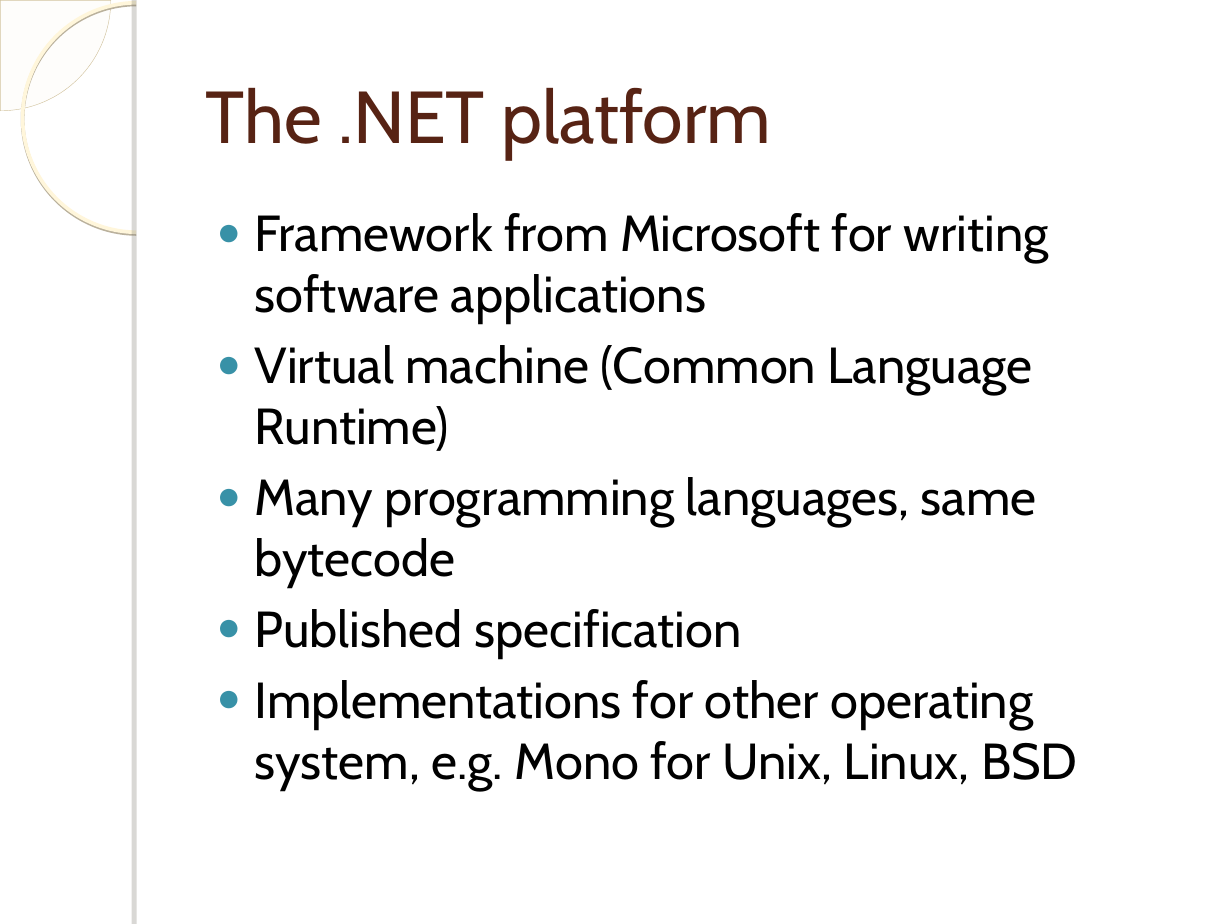
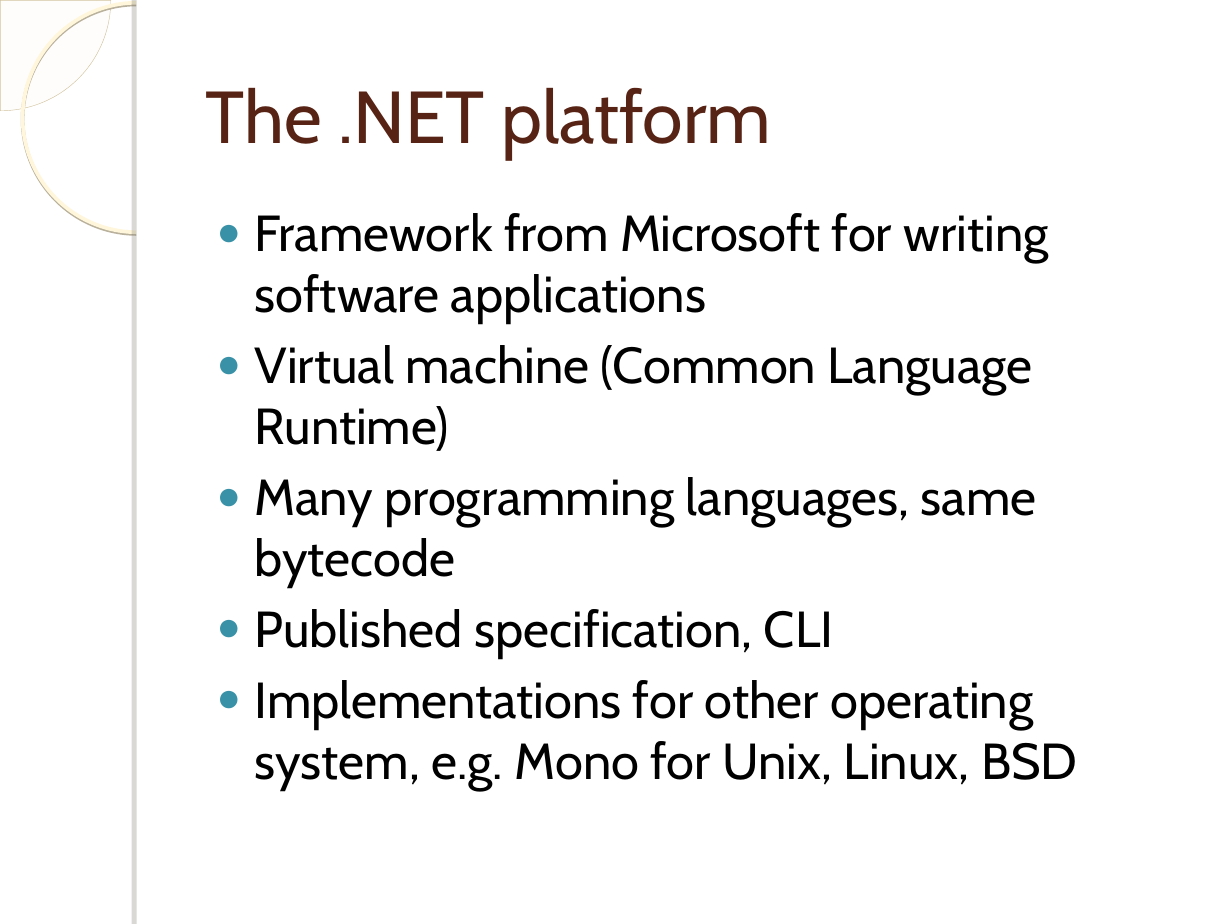
Before and after one commit to einaregilsson/Process-Language-Runtime, a slide deck: slide 7 of presentation.ppt. Drawn at 1232x924 pixels with LibreOffice and Linux fonts; fonts in the diff are those of the drawing; background and template pictures are left out. Boxes give left, top, right and bottom in pixels: in the first picture for what was removed or moved away, otherwise in the second. Text is boxed around its words. In the diff, an @@ line names an element or a change of style, - is before the commit and + after.

Commit message:
Tiny changes to presentation

```diff
--- a/presentation.ppt
+++ b/presentation.ppt
@@ text at (255,609,833,658): text changed @@
-● Published specification
+● Published specification, CLI
```
